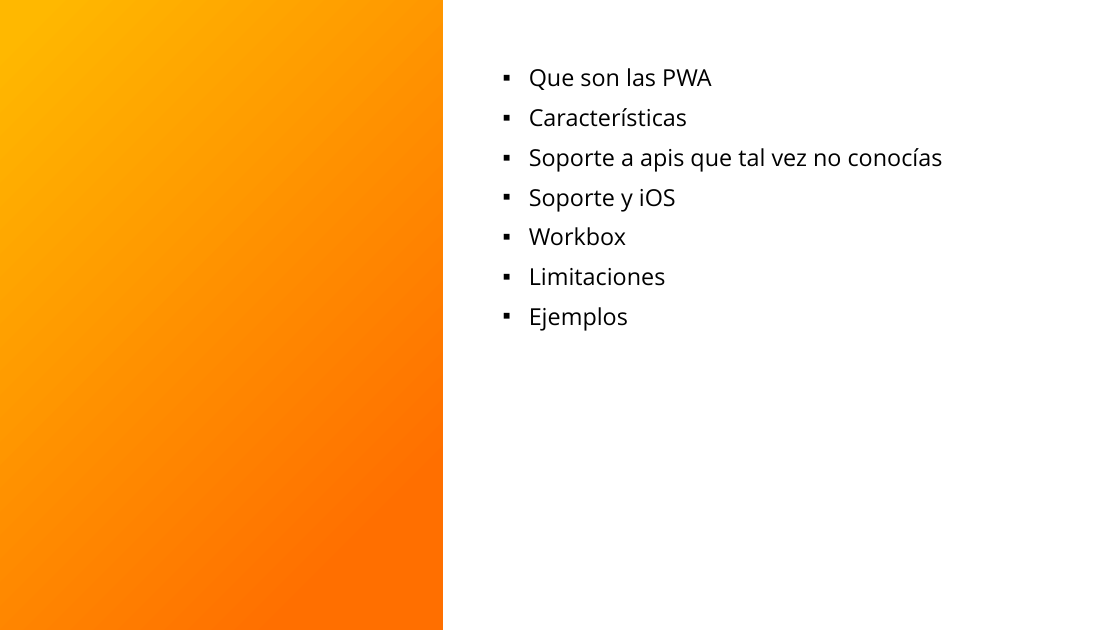
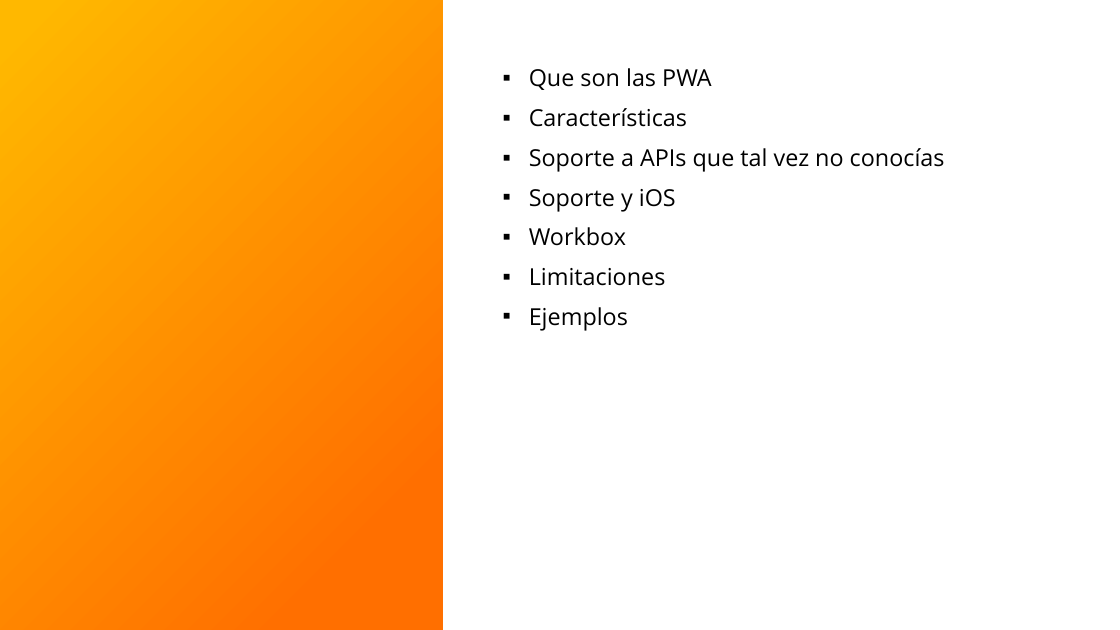
Before and after one commit to matew17/PWA-talk, a slide deck: slide 2 of PWA-Workbox.pptx. Drawn at 1120x630 pixels with LibreOffice and Linux fonts; fonts in the diff are those of the drawing; background and template pictures are left out. Boxes give left, top, right and bottom in pixels: in the first picture for what was removed or moved away, otherwise in the second. Text is boxed around its words. In the diff, an @@ line names an element or a change of style, - is before the commit and + after.

Commit message:
PPT update

```diff
--- a/PWA-Workbox.pptx
+++ b/PWA-Workbox.pptx
@@ text at box(529, 148, 945, 172): text changed @@
-▪ Soporte a apis que tal vez no conocías
+▪ Soporte a APIs que tal vez no conocías
```
Also in this commit, not shown: 6 other slides changed, 1 slide added.
